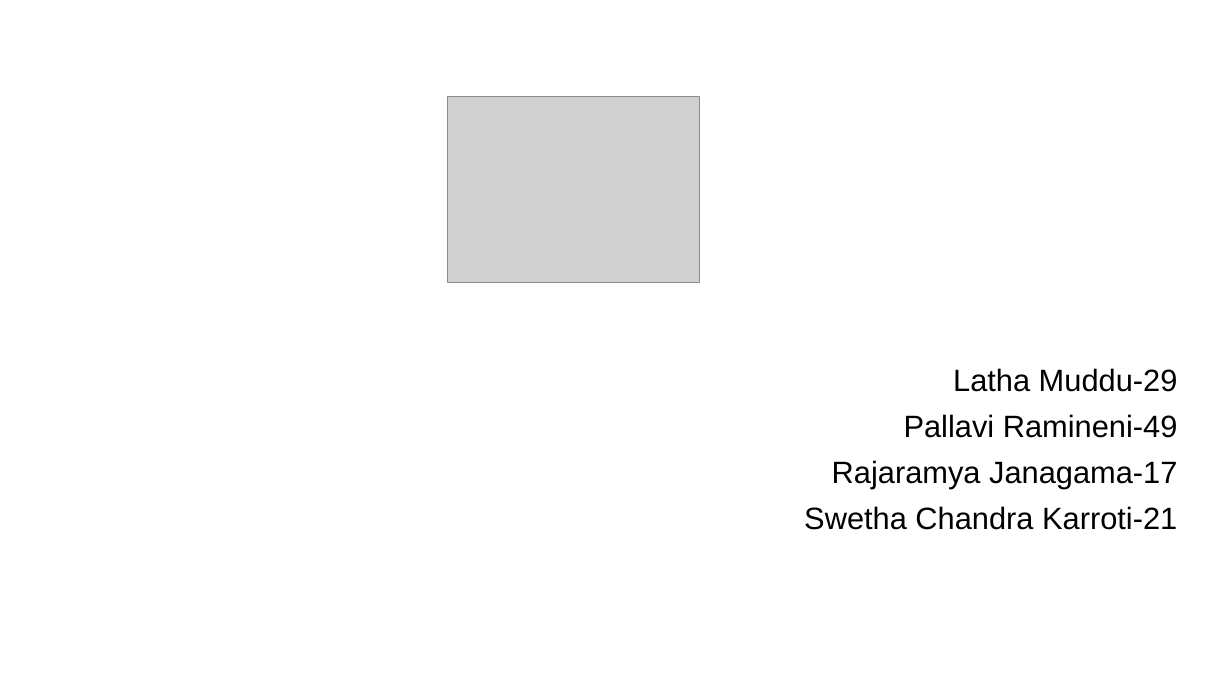
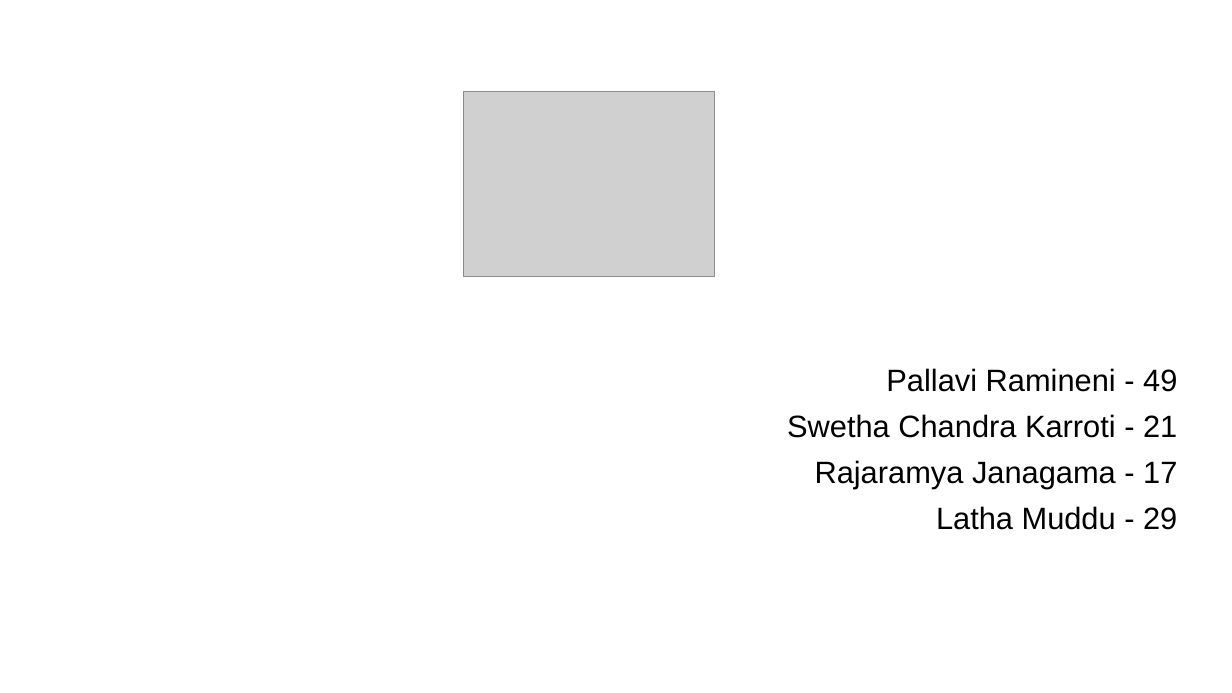
Before and after one commit to SCE-UMKC/ASESP16_BookShare_14, a slide deck: slide 1 of Presentation/Presentation.pptx. Drawn at 1232x693 pixels with LibreOffice and Linux fonts; fonts in the diff are those of the drawing; grey boxes stand for pictures; background and template pictures are left out. Boxes give left, top, right and bottom in pixels: in the first picture for what was removed or moved away, otherwise in the second. Text is boxed around its words. In the diff, an @@ line names an element or a change of style, - is before the commit and + after.

Commit message:
Presentation

```diff
--- a/Presentation/Presentation.pptx
+++ b/Presentation/Presentation.pptx
@@ picture: place and size @@
-picture at box(448, 97, 700, 283)
+picture at box(464, 91, 715, 277)
@@ text at box(787, 368, 1177, 530): text changed @@
-Latha Muddu-29
-Pallavi Ramineni-49
-Rajaramya Janagama-17
-Swetha Chandra Karroti-21
+Pallavi Ramineni - 49
+Swetha Chandra Karroti - 21
+Rajaramya Janagama - 17
+Latha Muddu - 29
```
Also in this commit, not shown: 1 other slide changed, 1 slide removed.
